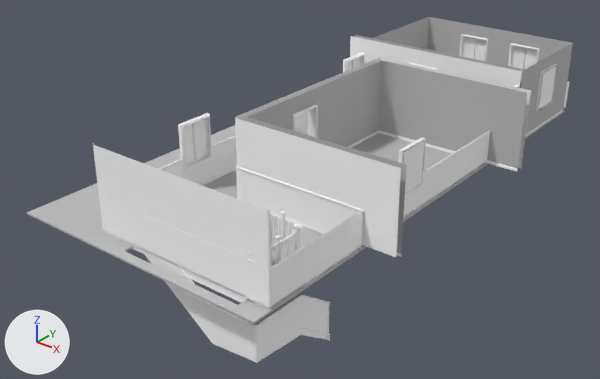
One commit to the FBX model Editor/Assets/IronWrought/Mesh/Environment/Cabin_Level/Cabin_lv2.fbx: the scene before it, then after it.
The view is the same before and after, from a camera (50 mm lens) standing at (10.15, -28.18, 12.96) and looking at (-4.49, -9.87, 1.61). The lights are fixed; the arrows at lower left show +X, +Y and +Z. Where no turn or scale is listed for an object, it has been applied to the vertices. Vertices at the same position are counted once.

The first picture shows 'Cabin_lv2'.
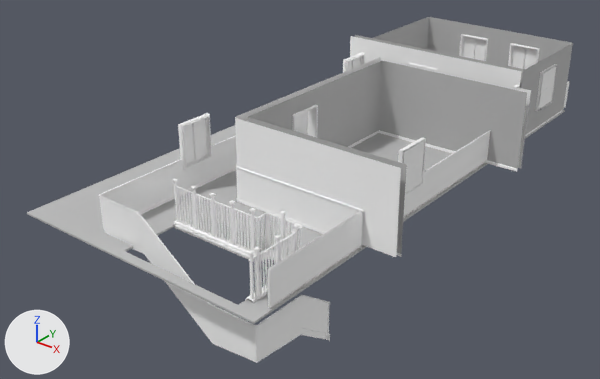
The change, as a diff of the scene's bpy script:
```diff
--- a/Editor/Assets/IronWrought/Mesh/Environment/Cabin_Level/Cabin_lv2.fbx.py
+++ b/Editor/Assets/IronWrought/Mesh/Environment/Cabin_Level/Cabin_lv2.fbx.py
@@ me_mesh @@
 # used by ob_cabin_lv2; location = (0.0, 0.0, 0.0)
-me_mesh.from_pydata(...)  # 7930 vertices, 6562 faces; spans x -8.2..1.0, y -17.1..-0.2, z -0.1..5.0
+me_mesh.from_pydata(...)  # 7856 vertices, 6508 faces; spans x -8.2..1.0, y -17.1..-0.2, z -0.1..5.0
+# me_mesh part 1
+# 74 vertices are removed from x -5.8..0.0, y -16.6..-16.5, z 2.3..5.0
+# 119 faces are deleted
+# 2 vertices move within x -5.7..0.0, y -16.5, z 2.6
+# 59 new faces join them, mat_m02_wood_flat (its picture is missing)
+# 6 new faces join them, mat_m03_wall_tiles (its picture is missing)
 me_mesh.materials.append(mat_m02_wood_flat)
```

What differs and where, as boxes (x1, y1, x2, y2) in the pictures (600 x 379 px):
part 1 of me_mesh, cut back
    before: (93, 143, 362, 308)
    after: (100, 169, 362, 308)
